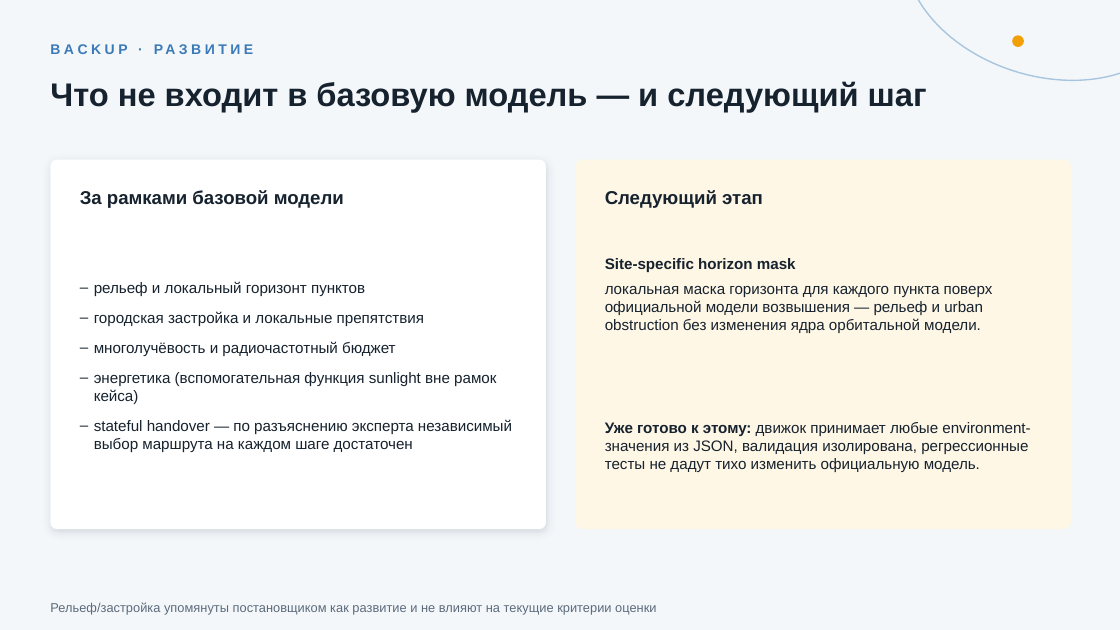
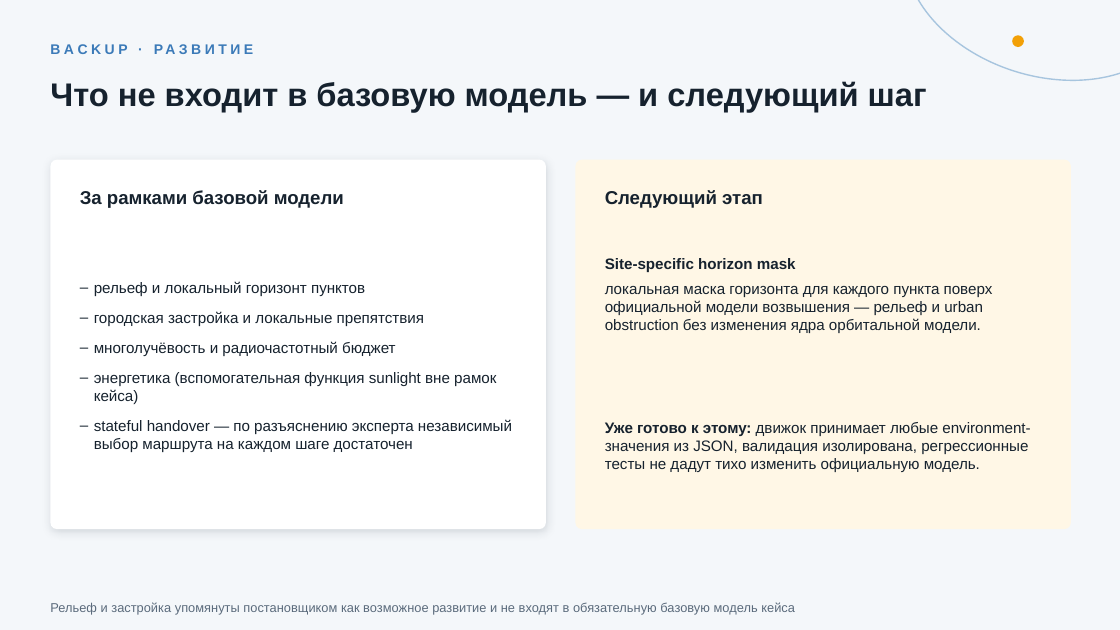
Before and after one commit to ivergit88/cosmohak, a slide deck: slide 11 of presentation/kosmo-nizni_klodiki_148.pptx. Drawn at 1120x630 pixels with LibreOffice and Linux fonts; fonts in the diff are those of the drawing. Boxes give left, top, right and bottom in pixels: in the first picture for what was removed or moved away, otherwise in the second. Text is boxed around its words. In the diff, an @@ line names an element or a change of style, - is before the commit and + after.

```diff
--- a/presentation/kosmo-nizni_klodiki_148.pptx
+++ b/presentation/kosmo-nizni_klodiki_148.pptx
@@ text at box(50, 602, 795, 615): text changed @@
-Рельеф/застройка упомянуты постановщиком как развитие и не влияют на текущие критерии оценки
+Рельеф и застройка упомянуты постановщиком как возможное развитие и не входят в обязательную базовую модель кейса
```
Also in this commit, not shown: 7 other slides changed, 25 other files.
